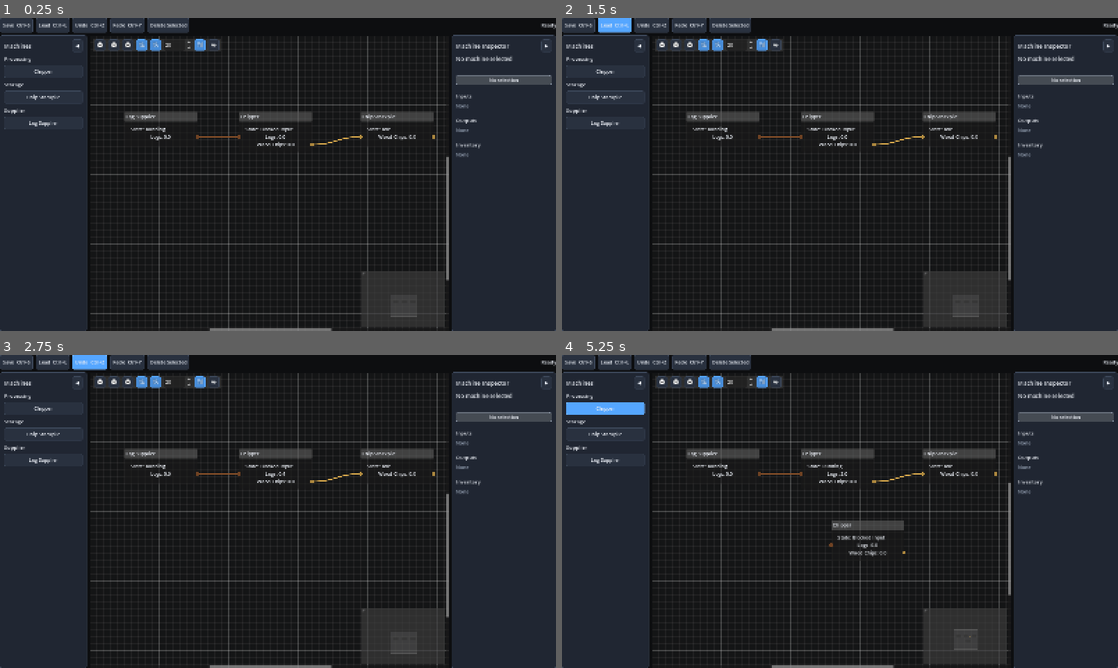
Above: before the commit, frames 1-4 (two rows, left to right).
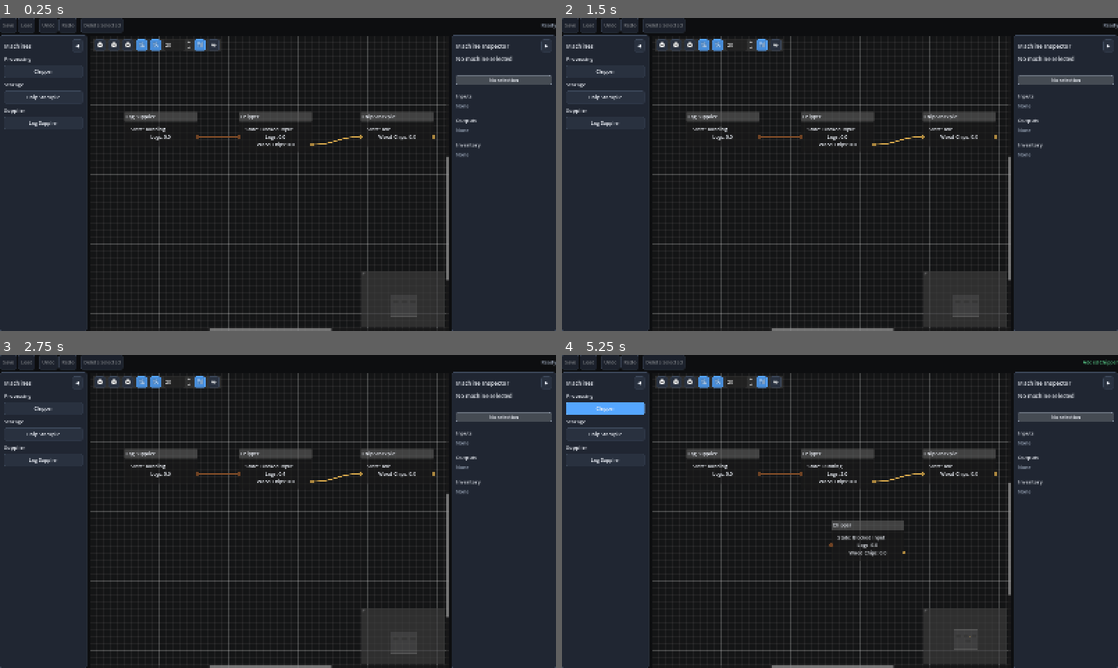
Above: after the commit, the same moments.

Repository: Poru-IndFlow/IndustrialFlow
Game: Godot game, scene res://scenes/main.tscn
Same seed, same stepped clock (60 frames per second), same inputs: the game is played once before the commit and once after it.
Inputs (mouse positions are in pixels of both pictures, inside the frame that each line leads up to):
- Up to frame 1 (0.25 s): no input
- Up to frame 2 (1.5 s): click (578, 24) at 0.5 s, where only the run before the commit has a clickable "Save Ctrl+S"; click (612, 24) at 1.25 s, where only the run before the commit has a clickable "Load Ctrl+L"
- Up to frame 3 (2.75 s): click (88, 361) at 2 s, where only the run before the commit has a clickable "Undo Ctrl+Z"
- Up to frame 4 (5.25 s): click (689, 361) at 2.75 s, where only the run before the commit has a clickable "Redo Ctrl+Y"; click "◀" at 3.5 s; click "▶" at 4.25 s; click "Chipper" at 5 s

The runs differ from the first frame. In frame 1, 0.9% of the frame differs, in the area x 0-100%, y 0-5%; in frame 2, 1.1%; in frame 3, 1.1%; in frame 4, 1.0%.

Commit message:
Add functional editor toolbar

Diff:
--- a/scenes/main.tscn
+++ b/scenes/main.tscn
@@ -6,6 +6,7 @@
 [ext_resource type="Script" path="res://scripts/ui/machine_inspector.gd" id="4"]
 [ext_resource type="Script" path="res://scripts/ui/theme_manager.gd" id="5"]
 [ext_resource type="Script" path="res://scripts/ui/refresh_manager.gd" id="6"]
+[ext_resource type="Script" path="res://scripts/ui/editor_toolbar.gd" id="7"]
 
 [node name="Main" type="Control"]
 layout_mode = 3
@@ -26,32 +27,7 @@
 [node name="Toolbar" type="HBoxContainer" parent="RootVBox"]
 custom_minimum_size = Vector2(0, 42)
 layout_mode = 2
-
-[node name="SaveButton" type="Button" parent="RootVBox/Toolbar"]
-layout_mode = 2
-text = "Save  Ctrl+S"
-
-[node name="LoadButton" type="Button" parent="RootVBox/Toolbar"]
-layout_mode = 2
-text = "Load  Ctrl+L"
-
-[node name="UndoButton" type="Button" parent="RootVBox/Toolbar"]
-layout_mode = 2
-text = "Undo  Ctrl+Z"
-
-[node name="RedoButton" type="Button" parent="RootVBox/Toolbar"]
-layout_mode = 2
-text = "Redo  Ctrl+Y"
-
-[node name="DeleteButton" type="Button" parent="RootVBox/Toolbar"]
-layout_mode = 2
-text = "Delete Selected"
-
-[node name="StatusLabel" type="Label" parent="RootVBox/Toolbar"]
-layout_mode = 2
-size_flags_horizontal = 3
-horizontal_alignment = 2
-text = "Ready"
+script = ExtResource("7")
 
 [node name="Workspace" type="HSplitContainer" parent="RootVBox"]
 layout_mode = 2
--- a/scripts/app/app_controller.gd
+++ b/scripts/app/app_controller.gd
@@ -1,5 +1,9 @@
 extends Node
 
+
+@onready var editor_toolbar := get_node(
+	"../RootVBox/Toolbar"
+) as EditorToolbar
 
 @onready var factory_graph := get_node(
 	"../RootVBox/Workspace/EditorSplit/FactoryGraph"
@@ -31,13 +35,23 @@
 	factory_graph.bind_refresh_manager(refresh_manager)
 	machine_inspector.bind_refresh_manager(refresh_manager)
 
+	editor_toolbar.delete_requested.connect(
+		_on_delete_requested
+	)
+
 	machine_palette.machine_requested.connect(
-	_on_machine_requested
-)
+		_on_machine_requested
+	)
 
 	factory_graph.machine_selected.connect(
-	_on_machine_selected
-)
+		_on_machine_selected
+	)
+	factory_graph.selection_changed.connect(
+		_on_selection_changed
+	)
+	factory_graph.machines_deleted.connect(
+		_on_machines_deleted
+	)
 
 	event_bus = EventBus.new()
 	set_factory(PrototypeFactoryBuilder.build(event_bus))
@@ -60,6 +74,26 @@
 
 func _on_machine_requested(definition_id: String) -> void:
 	factory_graph.request_machine(definition_id)
+	editor_toolbar.show_status(
+		"Added %s" % definition_id.replace("_", " ").capitalize(),
+		ThemeManager.COLOR_SUCCESS
+	)
 
 func _on_machine_selected(machine: MachineModel) -> void:
 	machine_inspector.show_machine(machine)
+
+
+func _on_selection_changed(selected_count: int) -> void:
+	editor_toolbar.set_selection_count(selected_count)
+
+
+func _on_delete_requested() -> void:
+	factory_graph.delete_selected_machines()
+
+
+func _on_machines_deleted(deleted_count: int) -> void:
+	var noun := "machine" if deleted_count == 1 else "machines"
+	editor_toolbar.show_status(
+		"Deleted %d %s" % [deleted_count, noun],
+		ThemeManager.COLOR_SUCCESS
+	)
--- /dev/null
+++ b/scripts/ui/editor_toolbar.gd
@@ -0,0 +1,154 @@
+class_name EditorToolbar
+extends HBoxContainer
+
+
+signal save_requested
+signal load_requested
+signal undo_requested
+signal redo_requested
+signal delete_requested
+
+
+var save_button: Button
+var load_button: Button
+var undo_button: Button
+var redo_button: Button
+var delete_button: Button
+var status_label: Label
+var status_timer: Timer
+
+
+func _ready() -> void:
+	add_theme_constant_override(
+		"separation",
+		ThemeManager.SPACING_SMALL
+	)
+
+	save_button = _add_toolbar_button(
+		"Save",
+		"Save factory (Ctrl+S)",
+		save_requested
+	)
+	load_button = _add_toolbar_button(
+		"Load",
+		"Load factory (Ctrl+L)",
+		load_requested
+	)
+
+	add_child(VSeparator.new())
+
+	undo_button = _add_toolbar_button(
+		"Undo",
+		"Undo last editor action (Ctrl+Z)",
+		undo_requested
+	)
+	redo_button = _add_toolbar_button(
+		"Redo",
+		"Redo last editor action (Ctrl+Y)",
+		redo_requested
+	)
+
+	add_child(VSeparator.new())
+
+	delete_button = _add_toolbar_button(
+		"Delete Selected",
+		"Delete selected machines (Delete)",
+		delete_requested
+	)
+
+	status_label = Label.new()
+	status_label.text = "Ready"
+	status_label.size_flags_horizontal = Control.SIZE_EXPAND_FILL
+	status_label.horizontal_alignment = HORIZONTAL_ALIGNMENT_RIGHT
+	status_label.vertical_alignment = VERTICAL_ALIGNMENT_CENTER
+	status_label.add_theme_color_override(
+		"font_color",
+		ThemeManager.COLOR_TEXT_MUTED
+	)
+	add_child(status_label)
+
+	status_timer = Timer.new()
+	status_timer.one_shot = true
+	status_timer.timeout.connect(_on_status_timeout)
+	add_child(status_timer)
+
+	set_command_availability(false, false, false, false)
+	set_selection_count(0)
+
+
+func set_command_availability(
+	can_save: bool,
+	can_load: bool,
+	can_undo: bool,
+	can_redo: bool
+) -> void:
+	save_button.disabled = not can_save
+	load_button.disabled = not can_load
+	undo_button.disabled = not can_undo
+	redo_button.disabled = not can_redo
+
+
+func set_selection_count(count: int) -> void:
+	delete_button.disabled = count <= 0
+
+	if count <= 0:
+		delete_button.text = "Delete Selected"
+	elif count == 1:
+		delete_button.text = "Delete 1 Machine"
+	else:
+		delete_button.text = "Delete %d Machines" % count
+
+
+func show_status(
+	message: String,
+	color: Color = ThemeManager.COLOR_TEXT_MUTED,
+	duration_seconds: float = 3.0
+) -> void:
+	status_label.text = message
+	status_label.add_theme_color_override("font_color", color)
+
+	if duration_seconds > 0.0:
+		status_timer.start(duration_seconds)
+	else:
+		status_timer.stop()
+
+
+func _unhandled_key_input(event: InputEvent) -> void:
+	if (
+		event.is_action_pressed("save_factory")
+		and not save_button.disabled
+	):
+		save_requested.emit()
+	elif (
+		event.is_action_pressed("load_factory")
+		and not load_button.disabled
+	):
+		load_requested.emit()
+	elif event.is_action_pressed("undo") and not undo_button.disabled:
+		undo_requested.emit()
+	elif event.is_action_pressed("redo") and not redo_button.disabled:
+		redo_requested.emit()
+	elif (
+		event.is_action_pressed("delete_selected")
+		and not delete_button.disabled
+	):
+		delete_requested.emit()
+	else:
+		return
+
+	get_viewport().set_input_as_handled()
+
+
+func _add_toolbar_button(
+	text: String,
+	tooltip: String,
+	request_signal: Signal
+) -> Button:
+	var button := UIWidgets.create_toolbar_button(text, tooltip)
+	button.pressed.connect(request_signal.emit)
+	add_child(button)
+	return button
+
+
+func _on_status_timeout() -> void:
+	show_status("Ready", ThemeManager.COLOR_TEXT_MUTED, 0.0)
--- a/scripts/ui/factory_graph.gd
+++ b/scripts/ui/factory_graph.gd
@@ -2,6 +2,8 @@
 
 
 signal machine_selected(machine: MachineModel)
+signal selection_changed(selected_count: int)
+signal machines_deleted(deleted_count: int)
 
 
 var factory: FactoryModel
@@ -13,6 +15,7 @@
 var state_labels: Dictionary = {}
 var resource_labels: Dictionary = {}
 var dirty_machines: Dictionary = {}
+var selection_notification_pending := false
 
 
 func _ready() -> void:
@@ -62,6 +65,10 @@
 
 	if machine != null:
 		factory.add_machine(machine)
+
+
+func delete_selected_machines() -> int:
+	return _delete_machine_ids(_get_selected_machine_ids())
 
 
 func clear_graph() -> void:
@@ -78,6 +85,8 @@
 		if child is GraphNode:
 			child.queue_free()
 
+	selection_changed.emit(0)
+
 
 func add_machine_node(machine: MachineModel) -> void:
 	var node := GraphNode.new()
@@ -165,6 +174,9 @@
 	node.node_selected.connect(
 		_on_graph_node_selected.bind(machine)
 	)
+	node.node_deselected.connect(
+		_on_graph_node_deselected
+	)
 	node.position_offset_changed.connect(
 		_on_node_position_changed.bind(node, machine)
 	)
@@ -417,13 +429,36 @@
 
 
 func _on_delete_nodes_request(nodes: Array[StringName]) -> void:
+	_delete_machine_ids(nodes)
+
+
+func _delete_machine_ids(nodes: Array[StringName]) -> int:
 	if factory == null:
-		return
-
+		return 0
+
+	var deleted_count := 0
 	for node_name: StringName in nodes:
-		factory.remove_machine(str(node_name))
-
-	machine_selected.emit(null)
+		if factory.remove_machine(str(node_name)):
+			deleted_count += 1
+
+	if deleted_count > 0:
+		machine_selected.emit(null)
+		machines_deleted.emit(deleted_count)
+		_request_selection_notification()
+
+	return deleted_count
+
+
+func _get_selected_machine_ids() -> Array[StringName]:
+	var result: Array[StringName] = []
+
+	for child: Node in get_children():
+		var graph_node := child as GraphNode
+
+		if graph_node != null and graph_node.selected:
+			result.append(graph_node.name)
+
+	return result
 
 
 func _on_machine_removed(machine_id: String) -> void:
@@ -516,6 +551,24 @@
 
 func _on_graph_node_selected(machine: MachineModel) -> void:
 	machine_selected.emit(machine)
+	_request_selection_notification()
+
+
+func _on_graph_node_deselected() -> void:
+	_request_selection_notification()
+
+
+func _request_selection_notification() -> void:
+	if selection_notification_pending:
+		return
+
+	selection_notification_pending = true
+	call_deferred("_emit_selection_changed")
+
+
+func _emit_selection_changed() -> void:
+	selection_notification_pending = false
+	selection_changed.emit(_get_selected_machine_ids().size())
 
 
 func _on_node_position_changed(
--- a/scripts/ui/ui_widgets.gd
+++ b/scripts/ui/ui_widgets.gd
@@ -60,6 +60,17 @@
 	return button
 
 
+static func create_toolbar_button(
+	text: String,
+	tooltip := ""
+) -> Button:
+	var button := Button.new()
+	button.text = text
+	button.tooltip_text = tooltip
+	button.size_flags_vertical = Control.SIZE_EXPAND_FILL
+	return button
+
+
 static func create_status_badge(
 	text: String,
 	color: Color
Not shown: 1 places in scenes/main.tscn that only renumber resources
Not shown, added: scripts/ui/editor_toolbar.gd.uid
